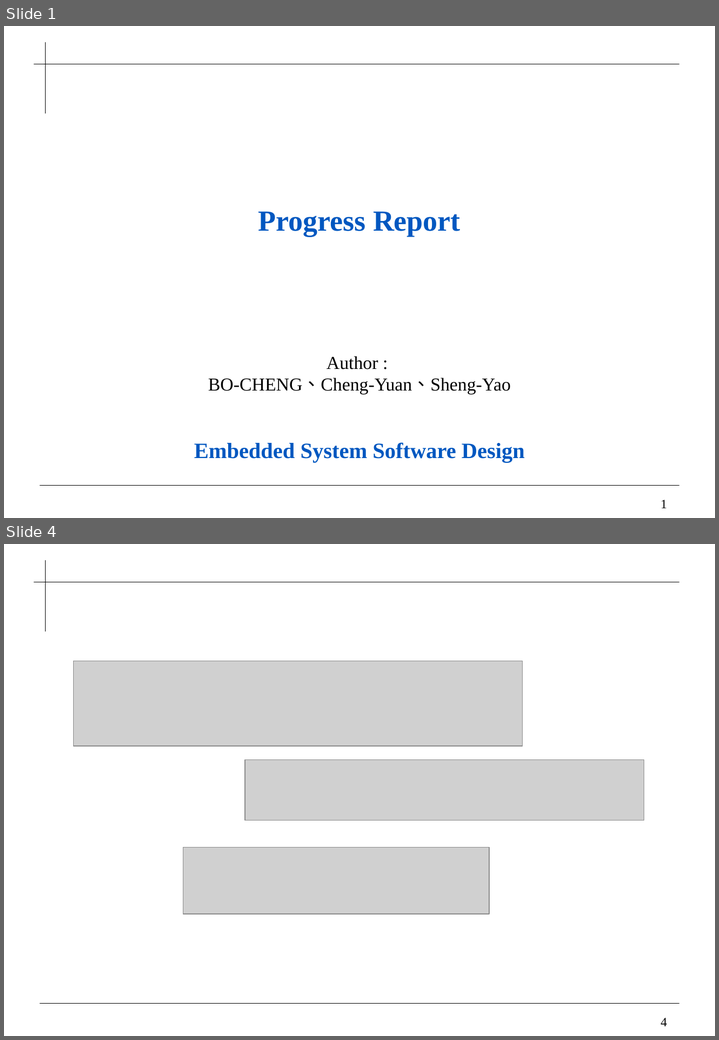
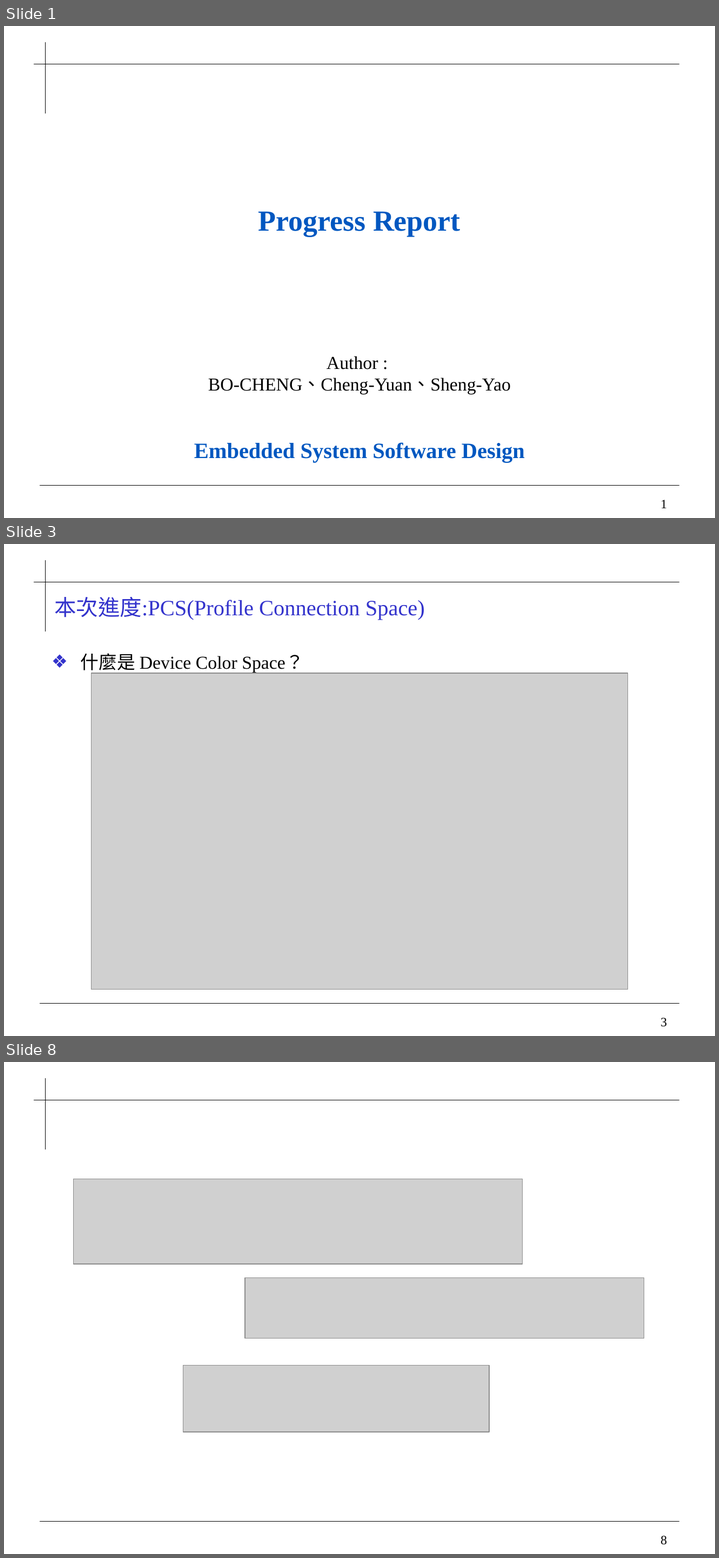
Before and after one commit to 0ilasis0/home, a slide deck: ICCPROFILE.pptx. Shown one above the other, each under a label of ours: slides 1 and 4 before the commit, slides 1, 3 and 8 after it; the slides between them are not shown. The pictures are 719x1040 and 719x1558 pixels, drawn with LibreOffice and Linux fonts; fonts in the diff are those of the drawing; grey boxes stand for pictures; background and template pictures are left out. Boxes give left, top, right and bottom in pixels: in the first picture for what was removed or moved away, otherwise in the second. Text is boxed around its words. In the diff, an @@ line names an element or a change of style, - is before the commit and + after.

```diff
--- a/ICCPROFILE.pptx
+++ b/ICCPROFILE.pptx
@@ slide 3 added at (4, 544, 715, 1036), background #FFFFFF; not listed: 4 template elements that a slide beside it also shows @@
@@ title added at (54, 597, 425, 620), 24 pt, text #3333CC @@
+本次進度:PCS(Profile Connection Space)
@@ text added at (81, 653, 304, 674), 20 pt, text #000000 @@
+  ❖ 什麼是 Device Color Space？
@@ picture added at (91, 673, 628, 990) @@
@@ what was slide 4 is now slide 8 @@
@@ page number at (660, 1536, 667, 1545): text changed @@
-4
+8
```
Also in this commit, not shown: 2 slides changed, 3 other slides added, 8 other files.
